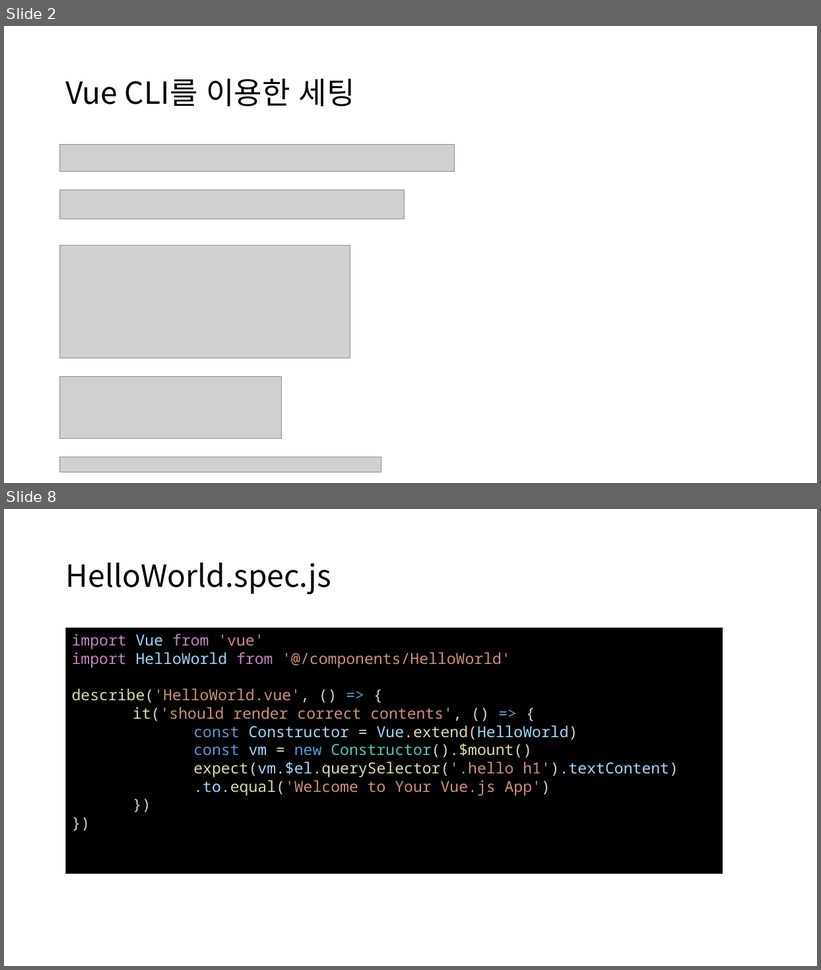
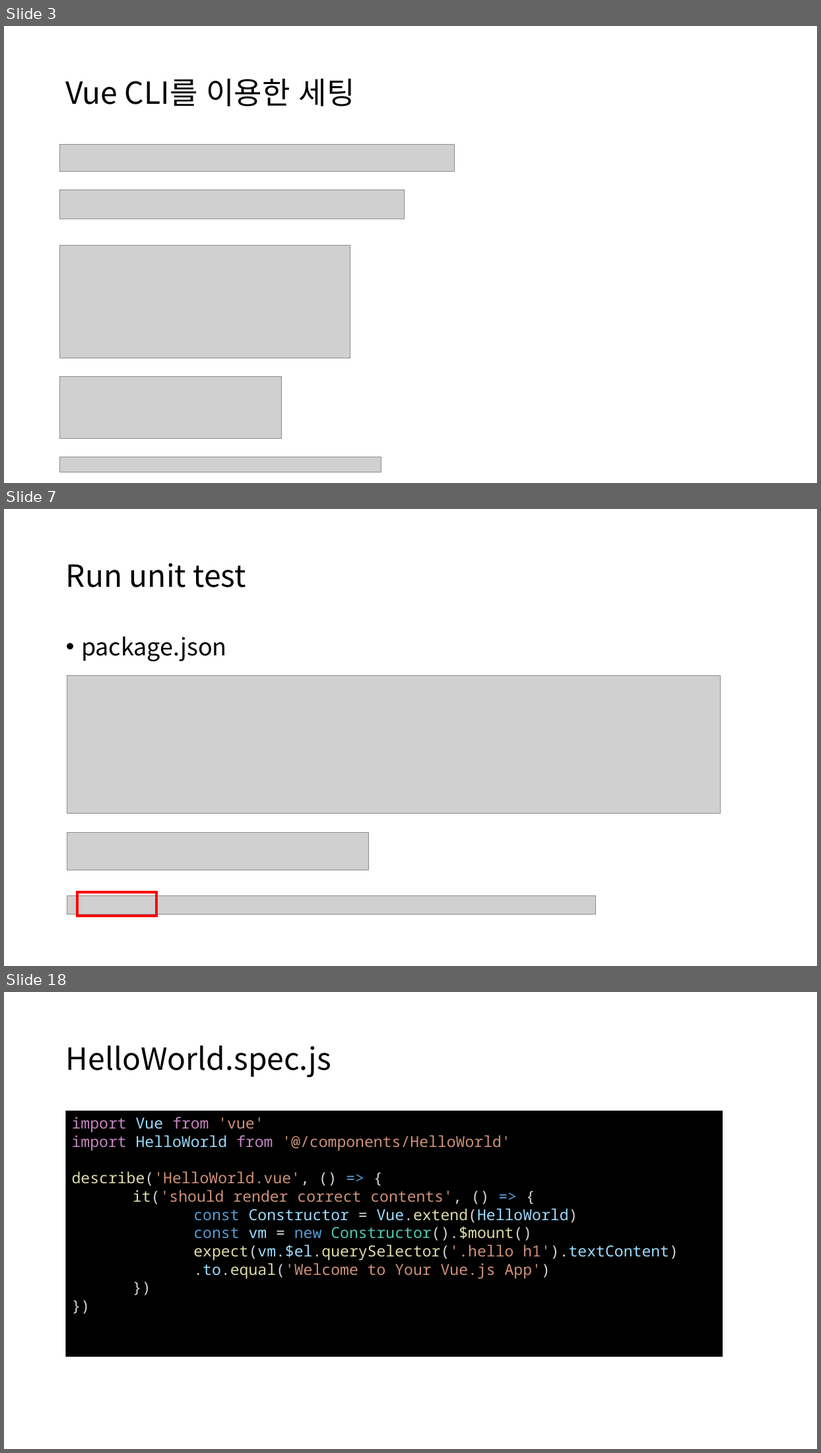
Before and after one commit to WANZARGEN/vue-study, a slide deck: Vue Unit Test.pptx. Shown one above the other, each under a label of ours: slides 2 and 8 before the commit, slides 3, 7 and 18 after it; the slides between them are not shown. The pictures are 821x970 and 821x1453 pixels, drawn with LibreOffice and Linux fonts; fonts in the diff are those of the drawing; grey boxes stand for pictures. Boxes give left, top, right and bottom in pixels: in the first picture for what was removed or moved away, otherwise in the second. Text is boxed around its words. In the diff, an @@ line names an element or a change of style, - is before the commit and + after.

```diff
--- a/Vue Unit Test.pptx
+++ b/Vue Unit Test.pptx
@@ slide 7 added at box(4, 509, 817, 966), background #FFFFFF @@
@@ title added at box(66, 563, 246, 588), 36 pt, text #000000 @@
+Run unit test
@@ text added at box(81, 636, 227, 661), 28 pt, text #000000 @@
+• package.json
@@ picture added at box(67, 675, 721, 813) @@
@@ picture added at box(67, 833, 369, 870) @@
@@ picture added at box(67, 896, 596, 916) @@
@@ rectangle added at box(77, 892, 156, 916), outline #FF0000 3 pt @@
@@ what was slide 2 is now slide 3 @@
@@ what was slide 8 is now slide 18 @@
```
Also in this commit, not shown: 7 slides changed, 9 other slides added.
